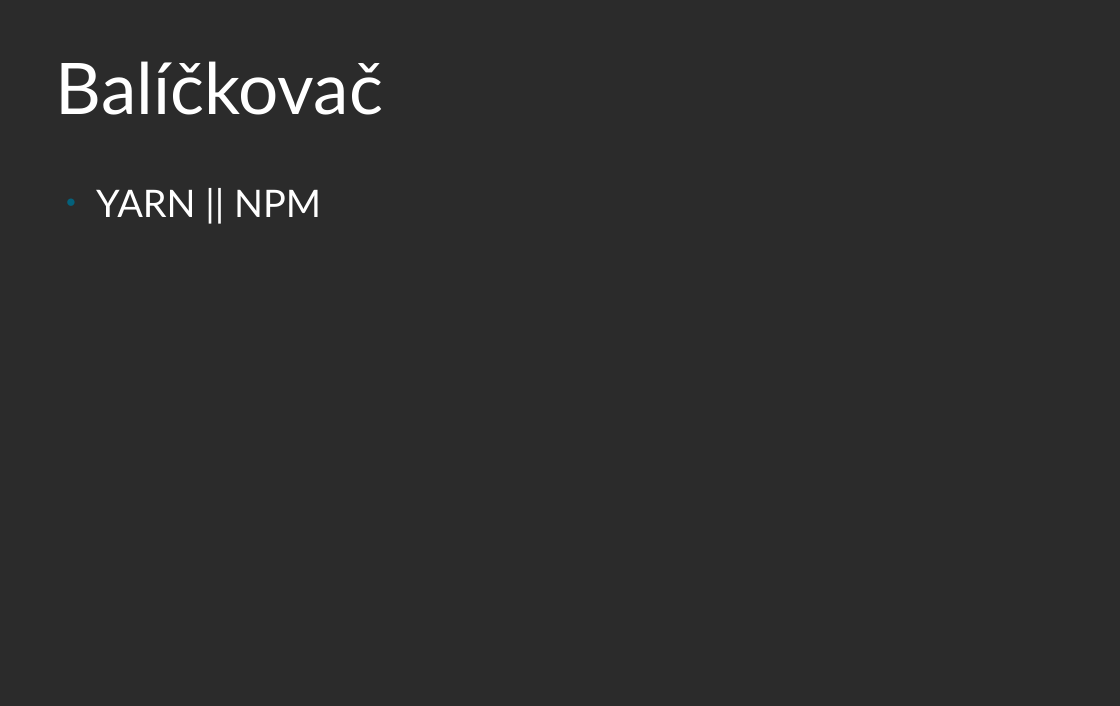
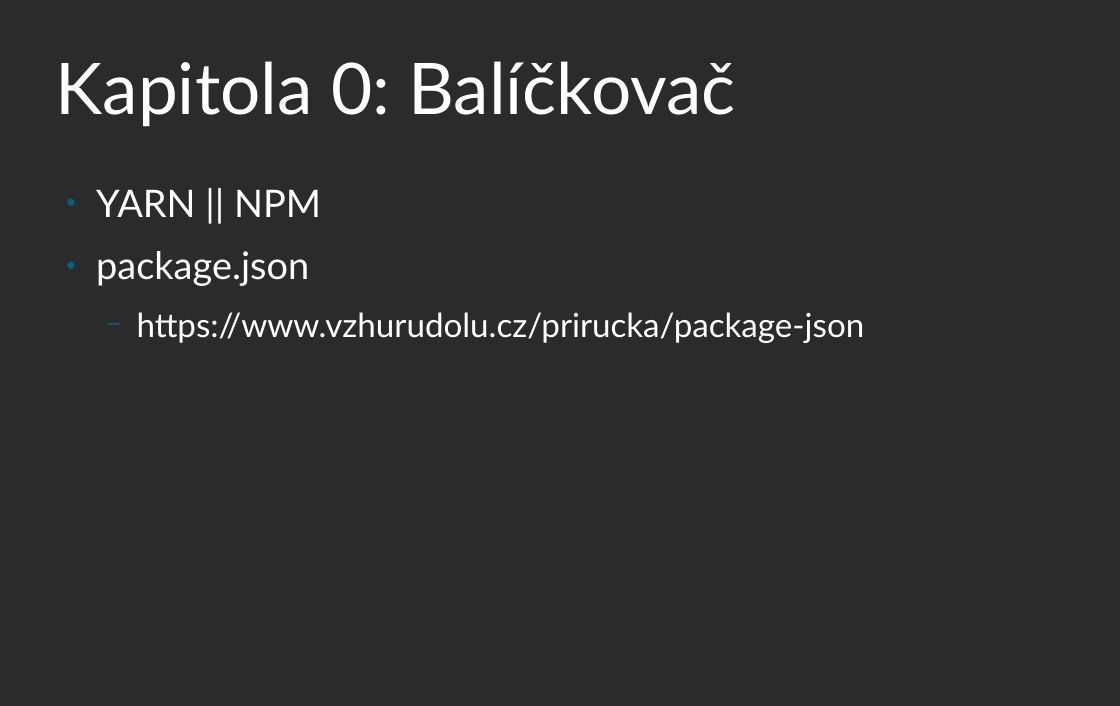
Before and after one commit to martinhrncir/starter, a slide deck: slide 2 of src/presentation/prezentace.odp. Drawn at 1120x706 pixels with LibreOffice and Linux fonts; fonts in the diff are those of the drawing; background and template pictures are left out; a plain dark background stands for a picture behind light text. Boxes give left, top, right and bottom in pixels: in the first picture for what was removed or moved away, otherwise in the second. Text is boxed around its words. In the diff, an @@ line names an element or a change of style, - is before the commit and + after.

```diff
--- a/src/presentation/prezentace.odp
+++ b/src/presentation/prezentace.odp
@@ title at box(56, 61, 735, 127): text changed @@
-Balíčkovač
+Kapitola 0: Balíčkovač
@@ text at box(96, 251, 865, 343): paragraphs added @@
+● package.json
+  − https://www.vzhurudolu.cz/prirucka/package-json
```
Also in this commit, not shown: 5 other slides changed, 2 slides added, 18 other files.
